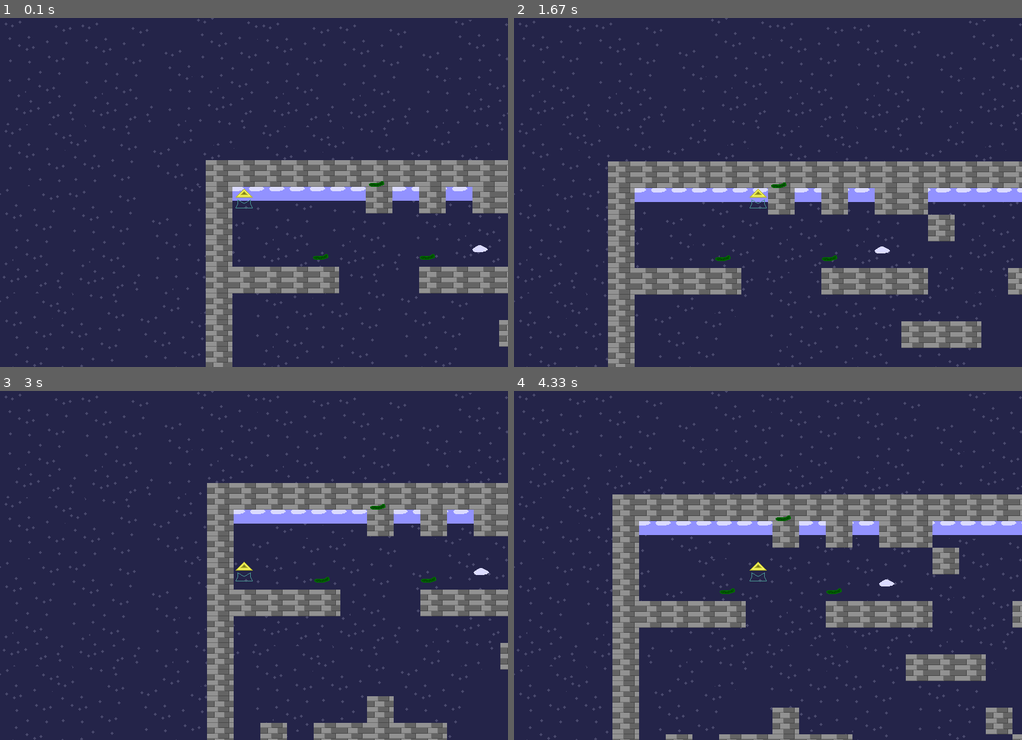
Above: before the commit, frames 1-4 (two rows, left to right).
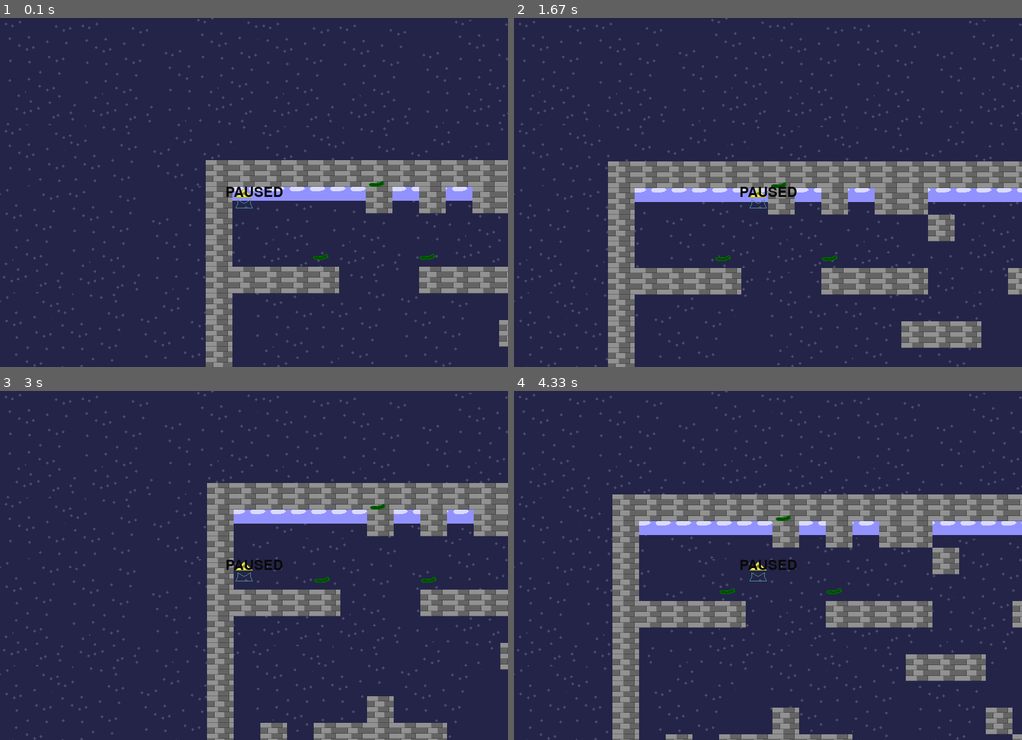
Above: after the commit, the same moments.

Repository: anokata/pythonPetProjects
Game: pygame game, started from platformer/sur.py
Same seed, same stepped clock (60 frames per second), same inputs: the game is played once before the commit and once after it.
Inputs:
- Up to frame 1 (0.1 s): no input
- Up to frame 2 (1.67 s): hold Right 0.33-0.8 s; hold Up 0.83-1.13 s; hold Right 1.17-1.63 s
- Up to frame 3 (3 s): hold Left 1.67-2.2 s; hold Down 2.23-2.53 s; hold Left 2.57-2.97 s
- Up to frame 4 (4.33 s): hold Up 3-3.37 s; hold Right 3.4-4.03 s; hold Down from 4.07 s (still down)

The runs differ from the first frame. In frame 1, 0.2% of the frame differs, in the area x 44-96%, y 48-68%; in frame 2, 0.2%; in frame 3, 0.2%; in frame 4, 0.2%.

Commit message:
Разбираюсь со шрифтами.

Diff:
--- a/platformer/sur.py
+++ b/platformer/sur.py
@@ -228,6 +228,15 @@
     for e in layerFg:
         screen.blit(e.image, cam.calc(e))
     #pygame.display.update()
+
+    font = pygame.font.Font(None, 32)
+    text1 = font.render("PAUSED", 1, (10, 10, 10))
+    text1pos = text1.get_rect()
+    text1pos.centerx = screen.get_rect().centerx
+    text1pos.centery = screen.get_rect().centery
+
+    screen.blit(text1, text1pos)
+
     pygame.display.flip()
 
 def main():
@@ -302,7 +311,7 @@
 
     layerFg.add(player)
     createEnemies(layerFg)
-    randomClouds(layerBg)
+    #randomClouds(layerBg)
 
 def randomClouds(layer):
     count = 10
